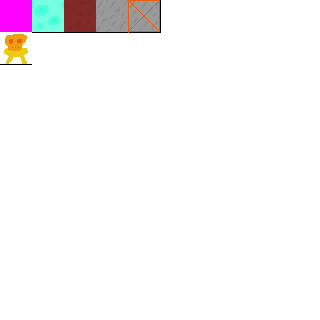
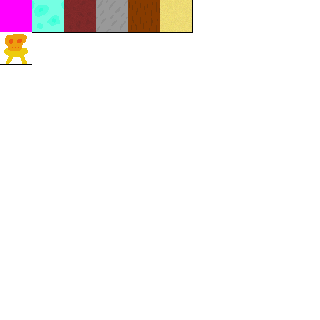
Comparing the layer stacks of the two 320×320 images. Changes:
removed layer "Vložená vrstva" over [128, 0, 161, 33]
painted on "Pozadí" over [64, 0, 193, 33]
